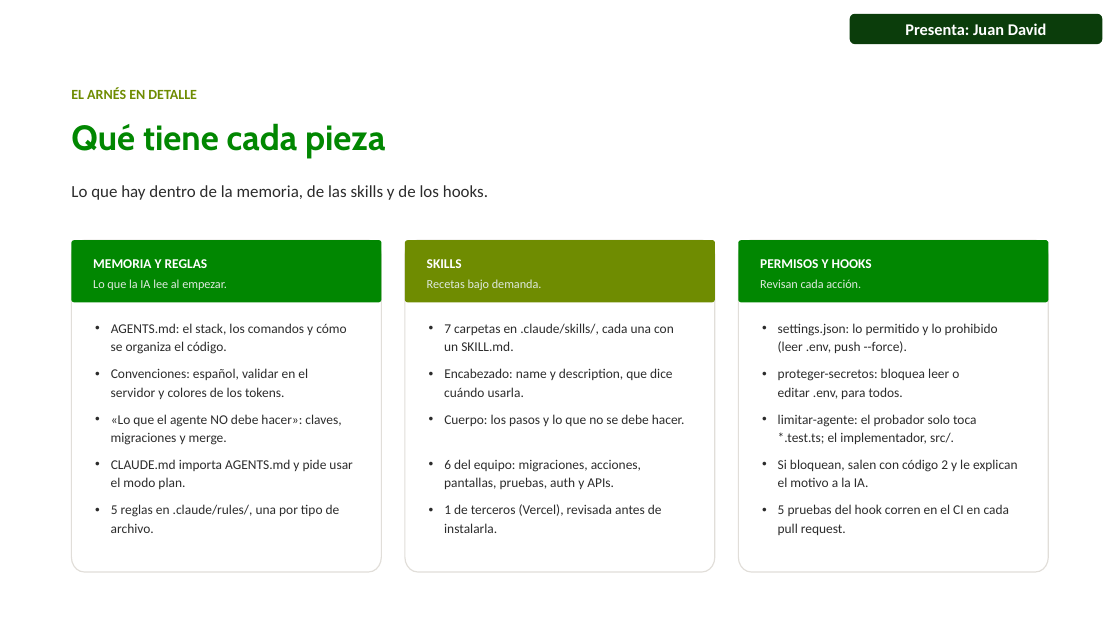
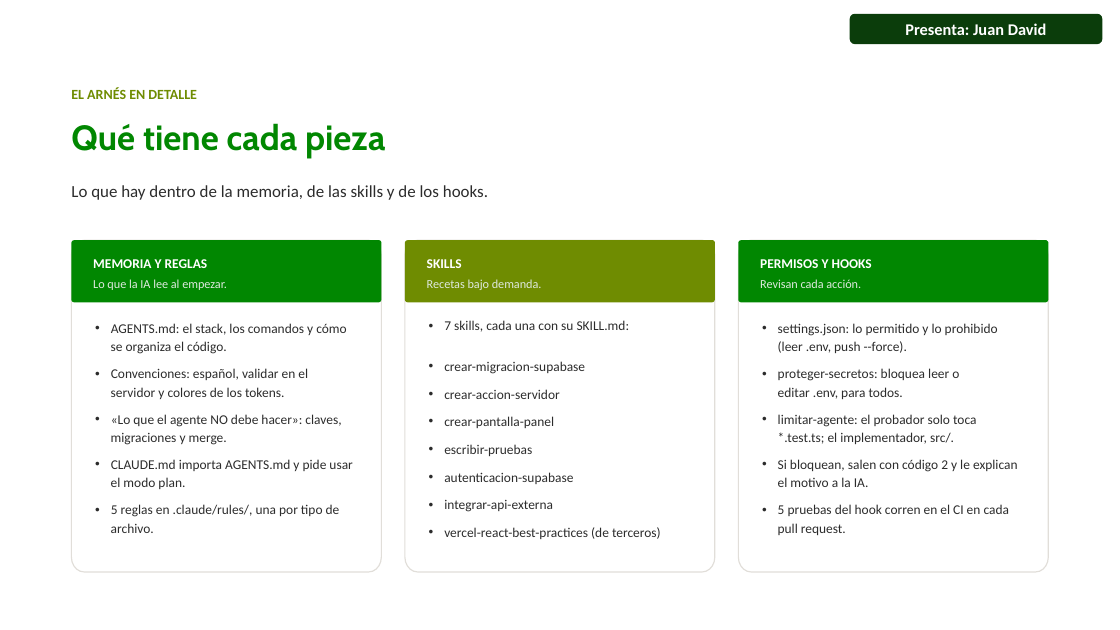
Before and after one commit to juandadevp/cuentasclaras, a slide deck: slide 6 of docs/Exposicion_Cuentas_Claras_con_responsables.pptx. Drawn at 1120x630 pixels with LibreOffice and Linux fonts; fonts in the diff are those of the drawing; background and template pictures are left out. Boxes give left, top, right and bottom in pixels: in the first picture for what was removed or moved away, otherwise in the second. Text is boxed around its words. In the diff, an @@ line names an element or a change of style, - is before the commit and + after.

```diff
--- a/docs/Exposicion_Cuentas_Claras_con_responsables.pptx
+++ b/docs/Exposicion_Cuentas_Claras_con_responsables.pptx
@@ text at <box>444,320,630,332</box>: text changed @@
-• 7 carpetas en .claude/skills/, cada una con un SKILL.md.
+• 7 skills, cada una con su SKILL.md:
@@ text at <box>444,361,585,374</box>: text changed @@
-• Encabezado: name y description, que dice cuándo usarla.
+• crear-migracion-supabase
@@ text at <box>444,389,559,399</box>: text changed @@
-• Cuerpo: los pasos y lo que no se debe hacer.
+• crear-accion-servidor
@@ text at <box>444,416,554,428</box>: text changed @@
-• 6 del equipo: migraciones, acciones, pantallas, pruebas, auth y APIs.
+• crear-pantalla-panel
@@ text at <box>444,444,532,456</box>: text changed @@
-• 1 de terceros (Vercel), revisada antes de instalarla.
+• escribir-pruebas
@@ text added at <box>444,472,573,484</box>, 11.5 pt, text #2C2C2C @@
+• autenticacion-supabase
@@ text added at <box>444,500,553,512</box>, 11.5 pt, text #2C2C2C @@
+• integrar-api-externa
@@ text added at <box>444,527,661,539</box>, 11.5 pt, text #2C2C2C @@
+• vercel-react-best-practices (de terceros)
```
Also in this commit, not shown: 1 other file.
